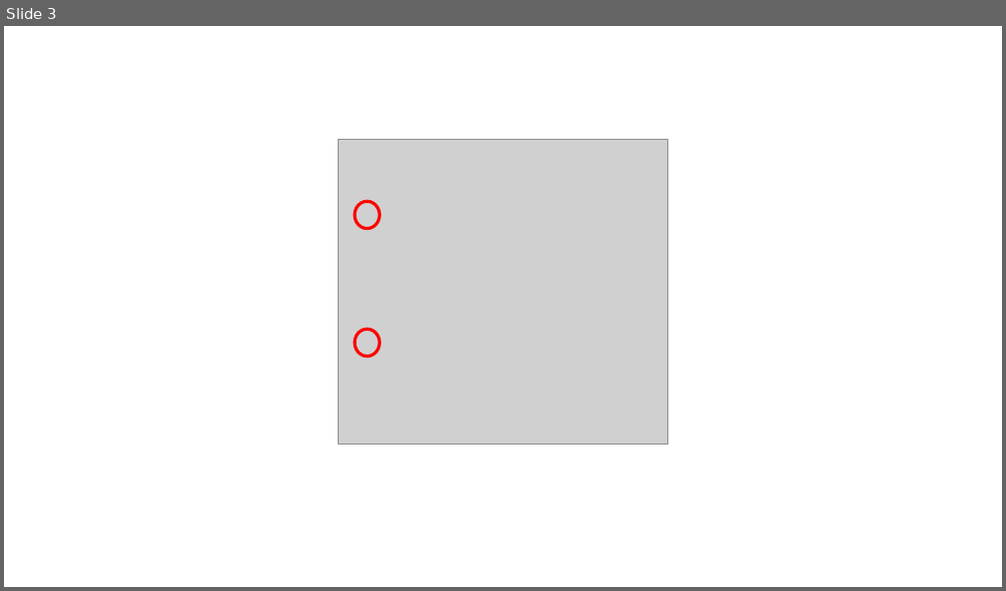
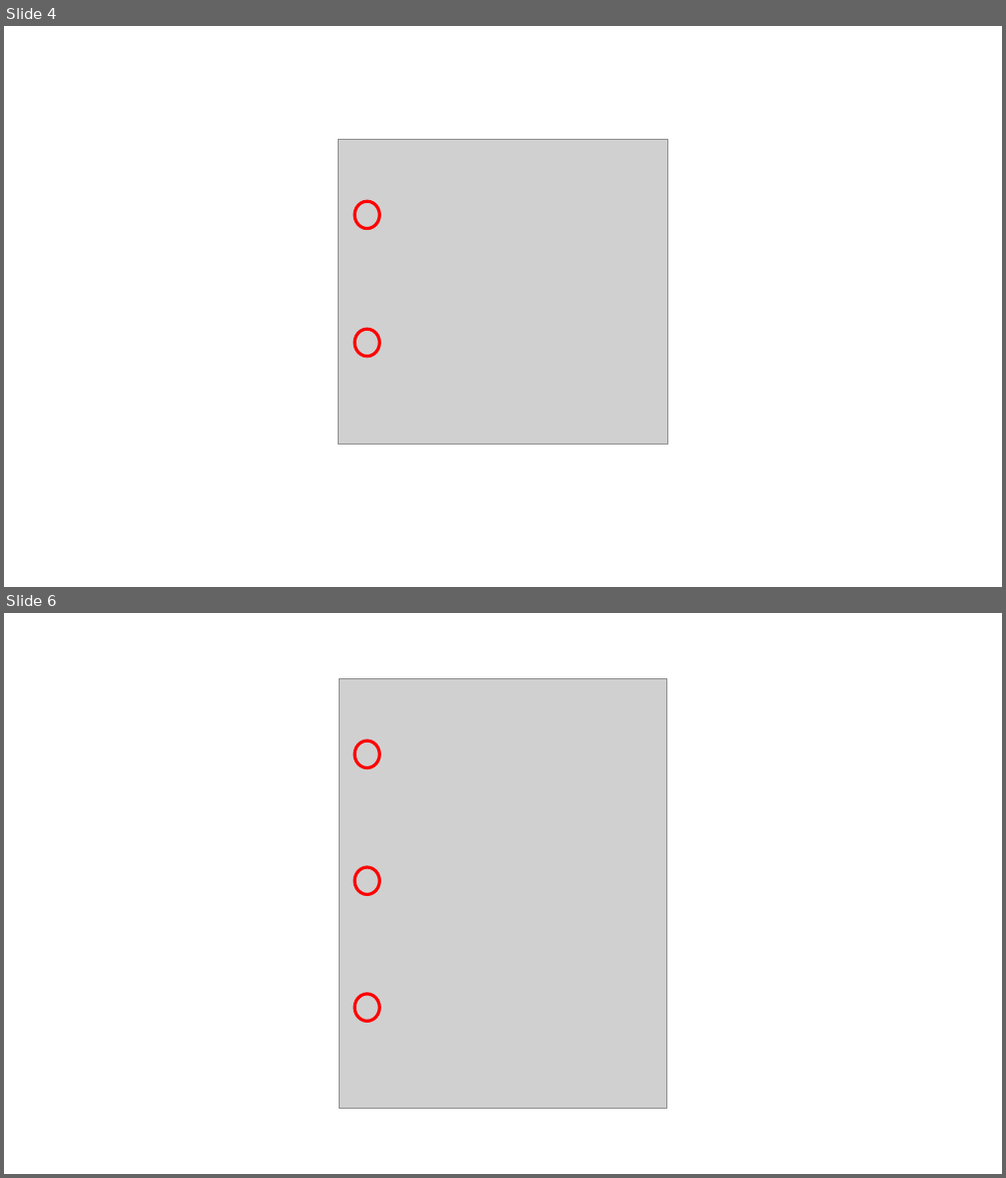
Before and after one commit to nus-cs2103-AY1819S1/addressbook-level4, a slide deck: docs/diagrams/Command_Event.pptx. Shown one above the other, each under a label of ours: slide 3 before the commit, slides 4 and 6 after it; the slides between them are not shown. The pictures are 1006x591 and 1006x1178 pixels, drawn with LibreOffice and Linux fonts; fonts in the diff are those of the drawing; grey boxes stand for pictures. Boxes give left, top, right and bottom in pixels: in the first picture for what was removed or moved away, otherwise in the second. Text is boxed around its words. In the diff, an @@ line names an element or a change of style, - is before the commit and + after.

```diff
--- a/docs/diagrams/Command_Event.pptx
+++ b/docs/diagrams/Command_Event.pptx
@@ slide 6 added at box(4, 613, 1002, 1174), background #FFFFFF @@
@@ picture added at box(339, 679, 667, 1109) @@
@@ ellipse added at box(354, 741, 379, 768), outline #FF0000 3 pt @@
@@ ellipse added at box(354, 867, 379, 894), outline #FF0000 3 pt @@
@@ ellipse added at box(354, 994, 379, 1021), outline #FF0000 3 pt @@
@@ what was slide 3 is now slide 4 @@
```
Also in this commit, not shown: 1 slide changed, 1 other slide added, 13 other files.
